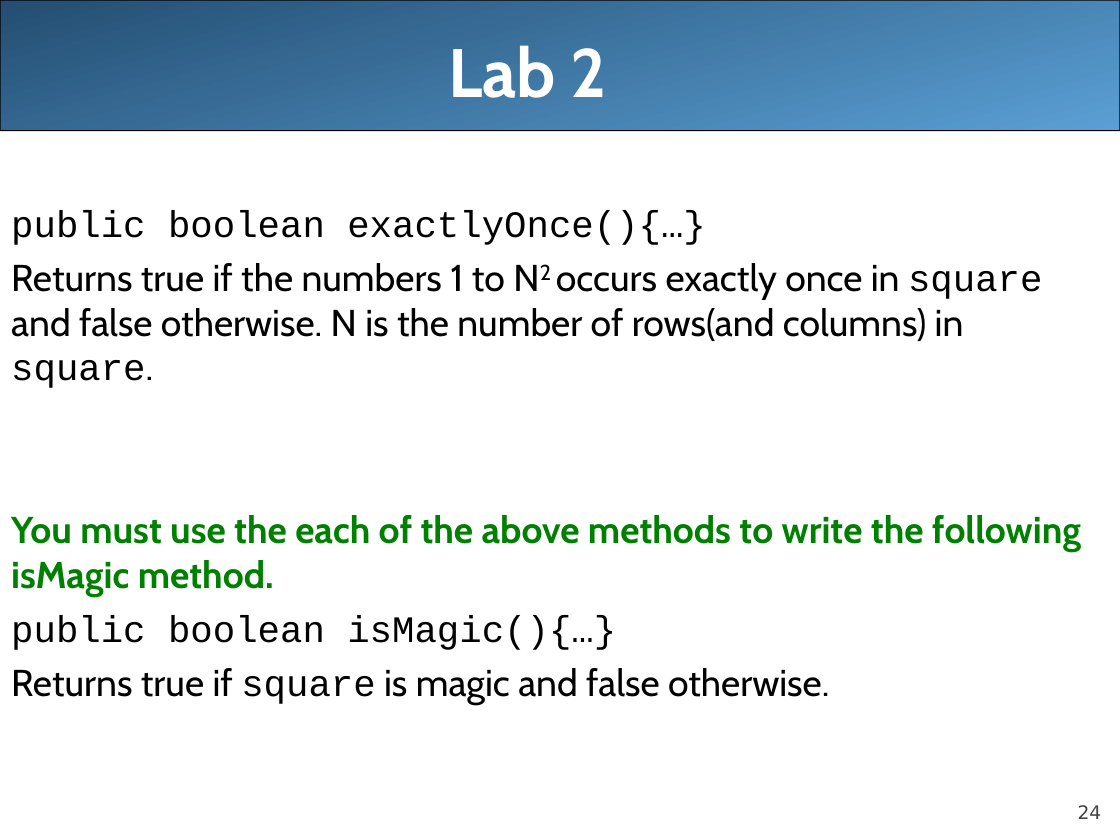
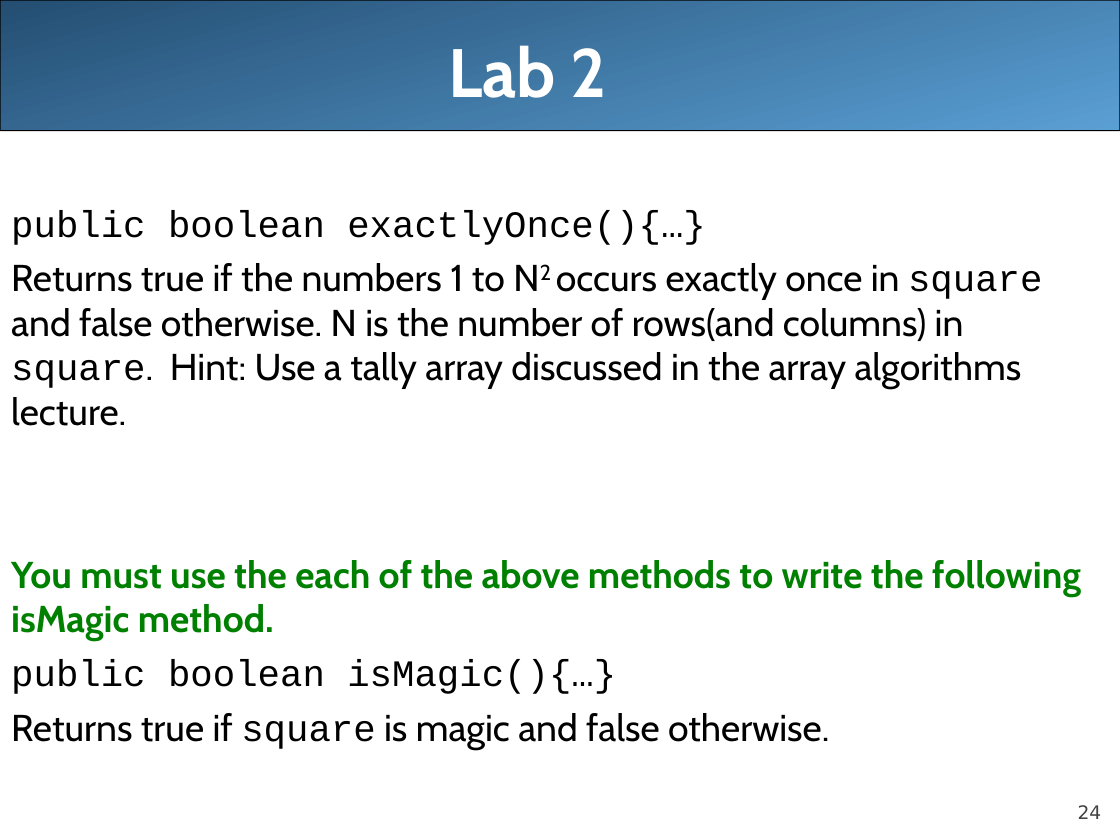
Before and after one commit to LongBaoNguyen/longbaonguyen.github.io, a slide deck: slide 24 of courses/apcsa/lecture20.ppt. Drawn at 1120x840 pixels with LibreOffice and Linux fonts; fonts in the diff are those of the drawing. Boxes give left, top, right and bottom in pixels: in the first picture for what was removed or moved away, otherwise in the second. Text is boxed around its words. In the diff, an @@ line names an element or a change of style, - is before the commit and + after.

```diff
--- a/courses/apcsa/lecture20.ppt
+++ b/courses/apcsa/lecture20.ppt
@@ text at (11,263,1042,426): text changed @@
-Returns true if the numbers 1 to N2 occurs exactly once in square and false otherwise. N is the number of rows(and columns) in square.
+Returns true if the numbers 1 to N2 occurs exactly once in square and false otherwise. N is the number of rows(and columns) in square. Hint: Use a tally array discussed in the array algorithms lecture.
```
Also in this commit, not shown: 3 other slides changed, 1 other file.
